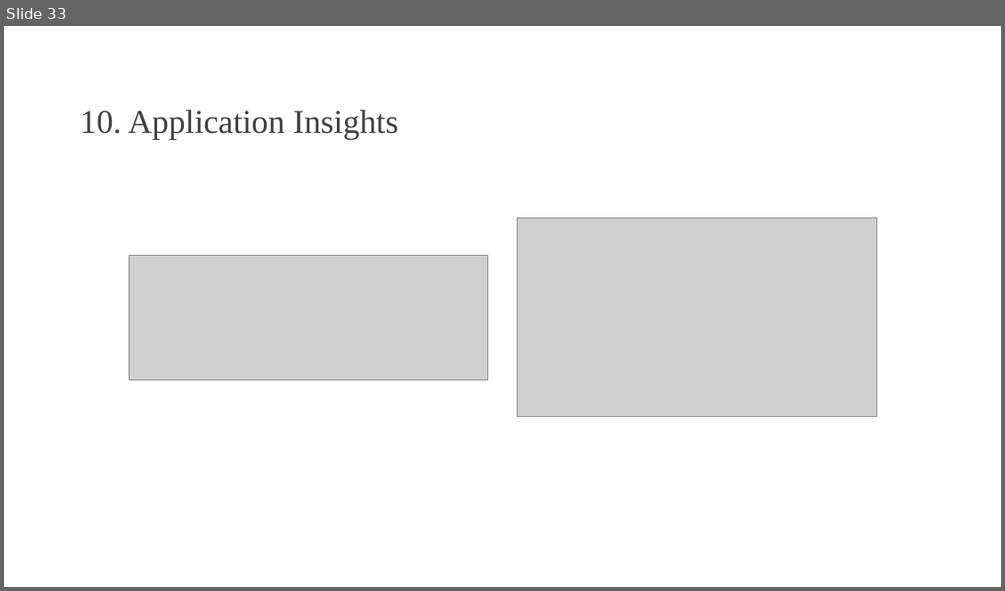
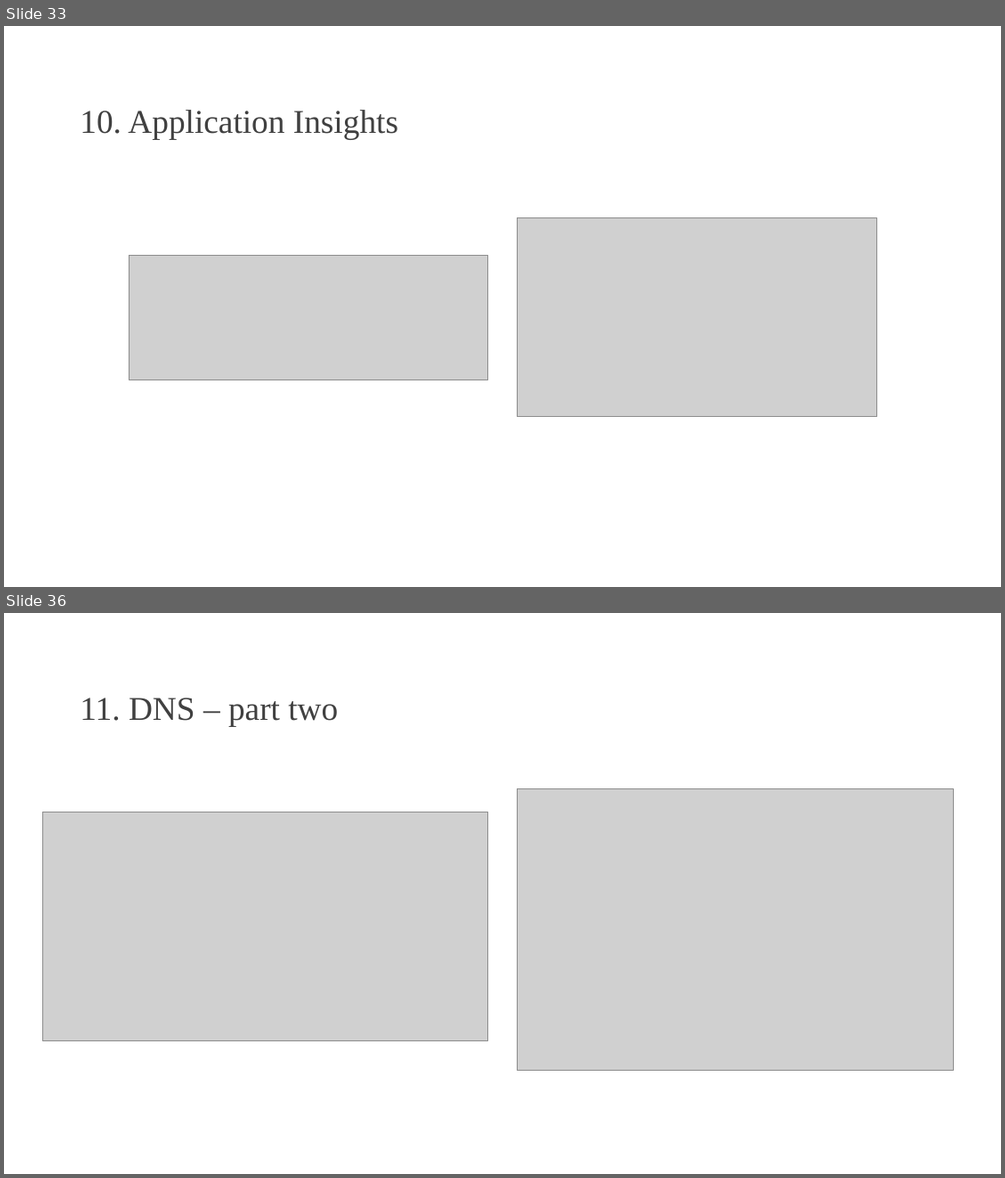
Before and after one commit to johnverbiest/Terraform101-KnowledgeShare, a slide deck: Terraform 101.pptx. Shown one above the other, each under a label of ours: slide 33 before the commit, slides 33 and 36 after it; the slides between them are not shown. The pictures are 1005x591 and 1005x1178 pixels, drawn with LibreOffice and Linux fonts; fonts in the diff are those of the drawing; grey boxes stand for pictures; background and template pictures are left out. Boxes give left, top, right and bottom in pixels: in the first picture for what was removed or moved away, otherwise in the second. Text is boxed around its words. In the diff, an @@ line names an element or a change of style, - is before the commit and + after.

```diff
--- a/Terraform 101.pptx
+++ b/Terraform 101.pptx
@@ slide 36 added at bbox=[4, 613, 1001, 1174], background picture (left out) @@
@@ title added at bbox=[80, 698, 338, 726], 32 pt, text #404040 @@
+11. DNS – part two
@@ picture added at bbox=[518, 788, 954, 1070] @@
@@ picture added at bbox=[43, 812, 488, 1041] @@
```
Also in this commit, not shown: 1 slide changed, 2 other slides added, 2 other files.
